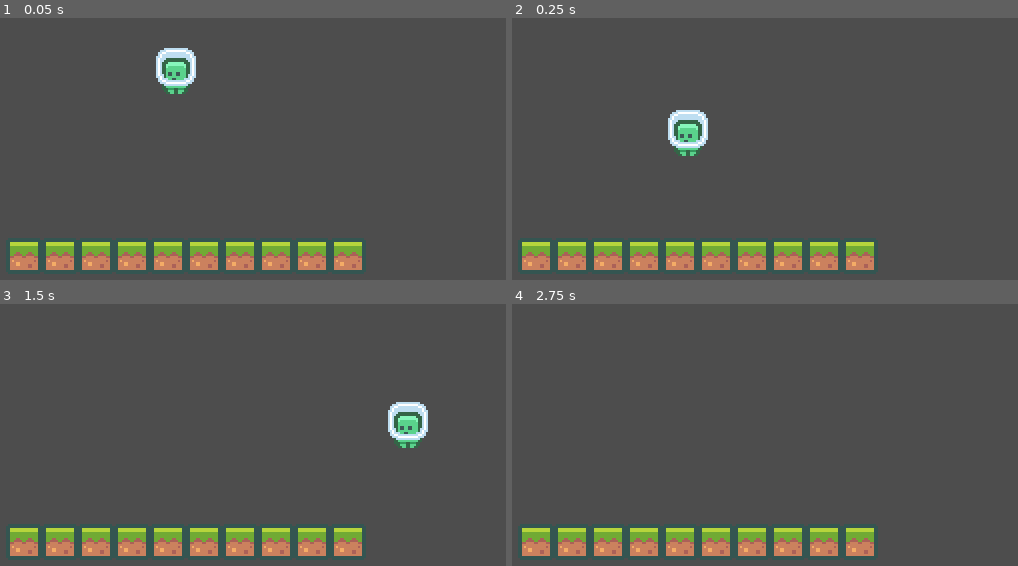
Above: before the commit, frames 1-4 (two rows, left to right).
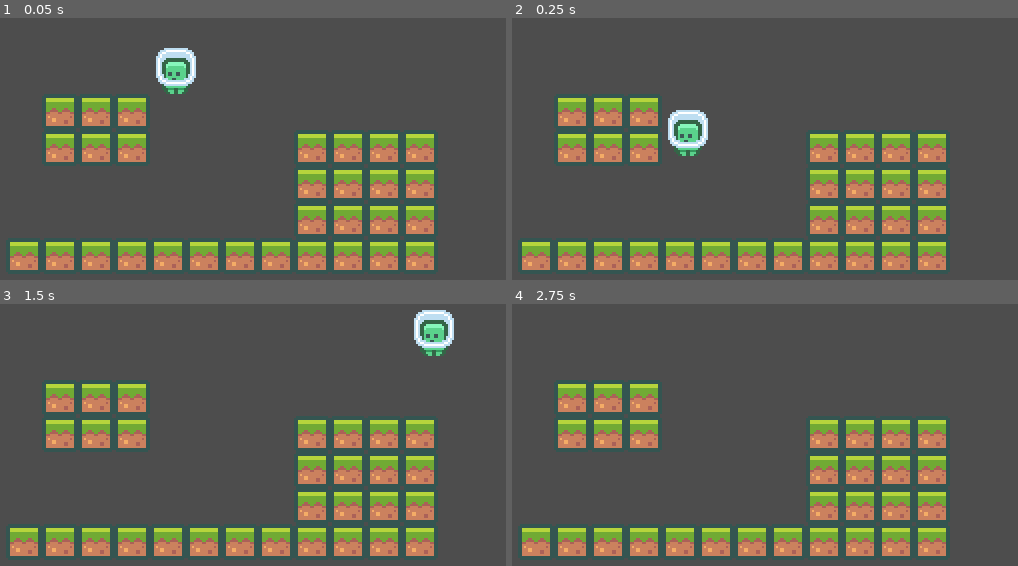
Above: after the commit, the same moments.

Repository: Ghamza-Jd/yet-another-platformer
Game: Godot game, scene res://scenes/Main.tscn
Same seed, same stepped clock (60 frames per second), same inputs: the game is played once before the commit and once after it.
Inputs:
- Up to frame 1 (0.05 s): no input
- Up to frame 2 (0.25 s): no input
- Up to frame 3 (1.5 s): hold W (jump) 0.53-1.28 s; hold D (move_right) from 0.53 s (still down); tap W (jump) at 1.35 s
- Up to frame 4 (2.75 s): tap W (jump) at 1.52, 1.82 s; release D (move_right) at 2.03 s; hold A (move_left) from 2.03 s (still down); hold W (jump) from 2.03 s (still down)

The runs differ from the first frame. In frame 1, 19% of the frame differs, in the area x 8-87%, y 29-98%; in frame 2, 19%; in frame 3, 21%, in the area x 8-90%, y 2-98%; in frame 4, 19%.

Commit message:
:sparkles: feat: better jumping mechanics

Diff:
--- a/scenes/Main.tscn
+++ b/scenes/Main.tscn
@@ -570,7 +570,7 @@
 [node name="TileMap" type="TileMap" parent="."]
 tile_set = SubResource("TileSet_sg26t")
 format = 2
-layer_0/tile_data = PackedInt32Array(262139, 0, 0, 262140, 0 …(75 unchanged characters)… 196610, 0, 0, 196611, 0, 0, 196612, 0, 0)
+layer_0/tile_data = PackedInt32Array(262139, 0, 0, 262140, 0 …(75 unchanged characters)… 196610, 0, 0, 196611, 0, 0, 196612, 0, 0, 196613, 0, 0, 196614, 0, 0, 131078, 0, 0, 65542, 0, 0, 6, 0, 0, 5, 0, 0, 4, 0, 0, 3, 0, 0, 65539, 0, 0, 131075, 0, 0, 131076, 0, 0, 131077, 0, 0, 65541, 0, 0, 65540, 0, 0, -2, 0, 0, 65534, 0, 0, 65533, 0, 0, 65532, 0, 0, -4, 0, 0, -3, 0, 0)
 
 [node name="Player" type="CharacterBody2D" parent="."]
 position = Vector2(-5, -32)
--- a/scenes/Player.gd
+++ b/scenes/Player.gd
@@ -2,9 +2,10 @@
 
 var m_gravity: float = 1_000
 var m_velocity: Vector2 = Vector2.ZERO
-var m_max_horizontal_speed: float = 125
+var m_max_horizontal_speed: float = 140
 var m_jump_speed: float = 360
 var m_horizontal_acceleration: float = 2_000
+var m_jump_termination_multiplier: float = 4
 
 func _ready():
 	pass
@@ -22,6 +23,9 @@
 	if (move_vec.y < 0 and is_on_floor()):
 		m_velocity.y = move_vec.y * m_jump_speed
 
-	m_velocity.y += m_gravity * delta
+	if (m_velocity.y < 0 and not Input.is_action_pressed("jump")):
+		m_velocity.y += m_gravity * m_jump_termination_multiplier * delta
+	else:
+		m_velocity.y += m_gravity * delta
 	velocity = m_velocity
 	move_and_slide()
